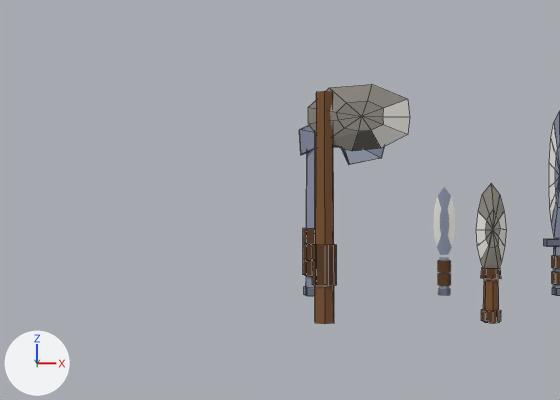
Renders of the Blender file art-src/weapons_reauthor.blend from each side of a commit.
Both versions are drawn from the file's camera 'Camera'. The lights are fixed; the arrows at lower left show +X, +Y and +Z. The older version comes first. Mesh edges are drawn as thin lines on the coarser meshes.

The first picture shows 'wpn_axe_iron_01', 'wpn_axe_stone_01', 'wpn_knife_iron_01', 'wpn_knife_stone_01', 'wpn_sword_iron_01'.
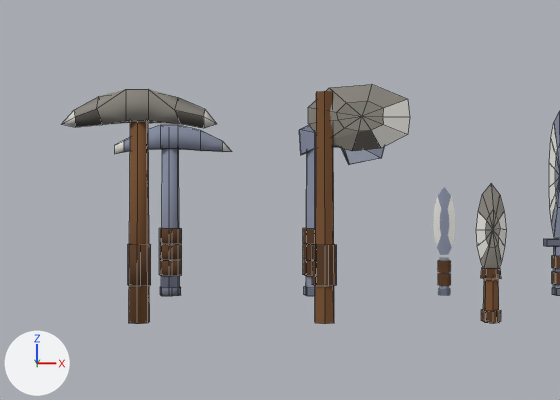
The change, as a list of edits to the scene's bpy script:
```text
Add me_wpn_pickaxe_iron_01:
    me_wpn_pickaxe_iron_01.from_pydata(...)  # 89 vertices, 69 faces; spans x -0.194..0.215, y -0.039..0.039, z -0.15..0.438
    me_wpn_pickaxe_iron_01.polygons.foreach_set('use_smooth', [True] * 69)
    me_wpn_pickaxe_iron_01.materials.append(mat_weaponpalette)  # picture img_weapon_palette_png
Add me_wpn_pickaxe_stone_01:
    me_wpn_pickaxe_stone_01.from_pydata(...)  # 50 vertices, 44 faces; spans x -0.21..0.21, y -0.031..0.031, z -0.155..0.47
    me_wpn_pickaxe_stone_01.polygons.foreach_set('use_smooth', [True] * 44)
    me_wpn_pickaxe_stone_01.materials.append(mat_weaponpalette)  # picture img_weapon_palette_png
Add ob_wpn_pickaxe_iron_01:
    ob_wpn_pickaxe_iron_01 = bpy.data.objects.new('wpn_pickaxe_iron_01', me_wpn_pickaxe_iron_01)
    ob_wpn_pickaxe_iron_01.location = (-0.5, 0.6, 0.15)
Add ob_wpn_pickaxe_stone_01:
    ob_wpn_pickaxe_stone_01 = bpy.data.objects.new('wpn_pickaxe_stone_01', me_wpn_pickaxe_stone_01)
    ob_wpn_pickaxe_stone_01.location = (-0.5, 0.0, 0.155)
```

Location of each change, (x1, y1, x2, y2) in pixels of the pictures (560 x 400 px):
'wpn_pickaxe_stone_01', added: after (62, 89, 217, 324)
'wpn_pickaxe_iron_01', added: after (114, 125, 232, 296)
